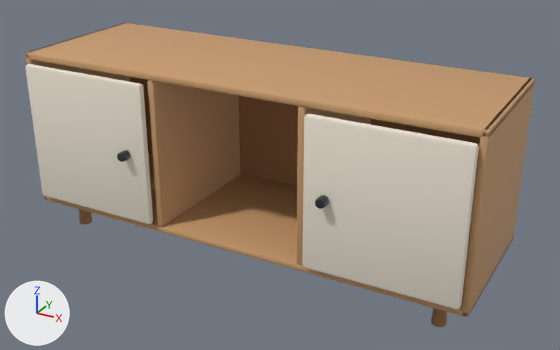
The glTF model public/room/assets/tvstand.glb: old version first, new version second.
Camera for both pictures: a 50 mm camera at (0.917, -1.573, 1.013) aimed at (0.046, 0.011, 0.221). The axes (+X, +Y, +Z) are drawn at lower left. The lights are the same throughout. The picture after the commit comes second. Where no turn or scale is listed for an object, it has been applied to the vertices.

Before the edit, the objects in view are built like this:
```python
me_door_l_mesh = bpy.data.meshes.new('door_L_mesh')
me_door_l_mesh.from_pydata(...)  # 152 vertices, 296 faces; spans x -0.185..0.185, y -0.022..0.022, z -0.185..0.185
# faces by material slot: [108, 188]
me_door_l_mesh.materials.append(mat_frame)
me_door_l_mesh.materials.append(mat_metal)
me_door_r_mesh = bpy.data.meshes.new('door_R_mesh')
me_door_r_mesh.from_pydata(...)  # 152 vertices, 296 faces; spans x -0.185..0.185, y -0.022..0.022, z -0.185..0.185
# faces by material slot: [108, 188]
me_door_r_mesh.materials.append(mat_frame)
me_door_r_mesh.materials.append(mat_metal)
me_tvstand_001 = bpy.data.meshes.new('tvstand.001')
me_tvstand_001.from_pydata(...)  # 728 vertices, 1456 faces; spans x -0.6..0.6, y -0.2..0.2, z -0.25..0.25
# faces by material slot: [1444, 12]
me_tvstand_001.materials.append(mat_wood)
me_tvstand_001.materials.append(mat_accent)
ob_door_l_mesh = bpy.data.objects.new('door_L_mesh', me_door_l_mesh)
ob_door_l_mesh.location = (-0.4, -0.2, 0.29)
ob_door_r_mesh = bpy.data.objects.new('door_R_mesh', me_door_r_mesh)
ob_door_r_mesh.location = (0.4, -0.2, 0.29)
ob_tvstand = bpy.data.objects.new('tvstand', me_tvstand_001)
ob_tvstand.location = (0.0, 0.023, 0.25)
```
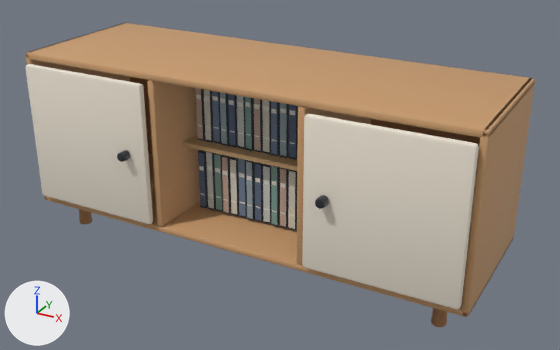
Edits to the bpy script that builds the scene:
```text
Add me_cube_004:
    me_cube_004.from_pydata(...)  # 2296 vertices, 4140 faces; spans x -0.191..0.191, y -0.136..0.136, z -0.18..0.18
    # faces by material slot: [108, 4032]
    me_cube_004.materials.append(mat_wood)
    me_cube_004.materials.append(mat_accent)
Add ob_cubby_stock:
    ob_cubby_stock = bpy.data.objects.new('cubby_stock', me_cube_004)
    ob_cubby_stock.location = (0.0, 0.061, 0.284)
```

Where the change shows, as pixel boxes (x1, y1, x2, y2) in the pictures (560 x 350 px):
'cubby_stock', added
    after: (183, 88, 299, 231)
    faces in mat_accent: (195, 88, 299, 231)
    faces in mat_wood: (183, 135, 297, 171)
